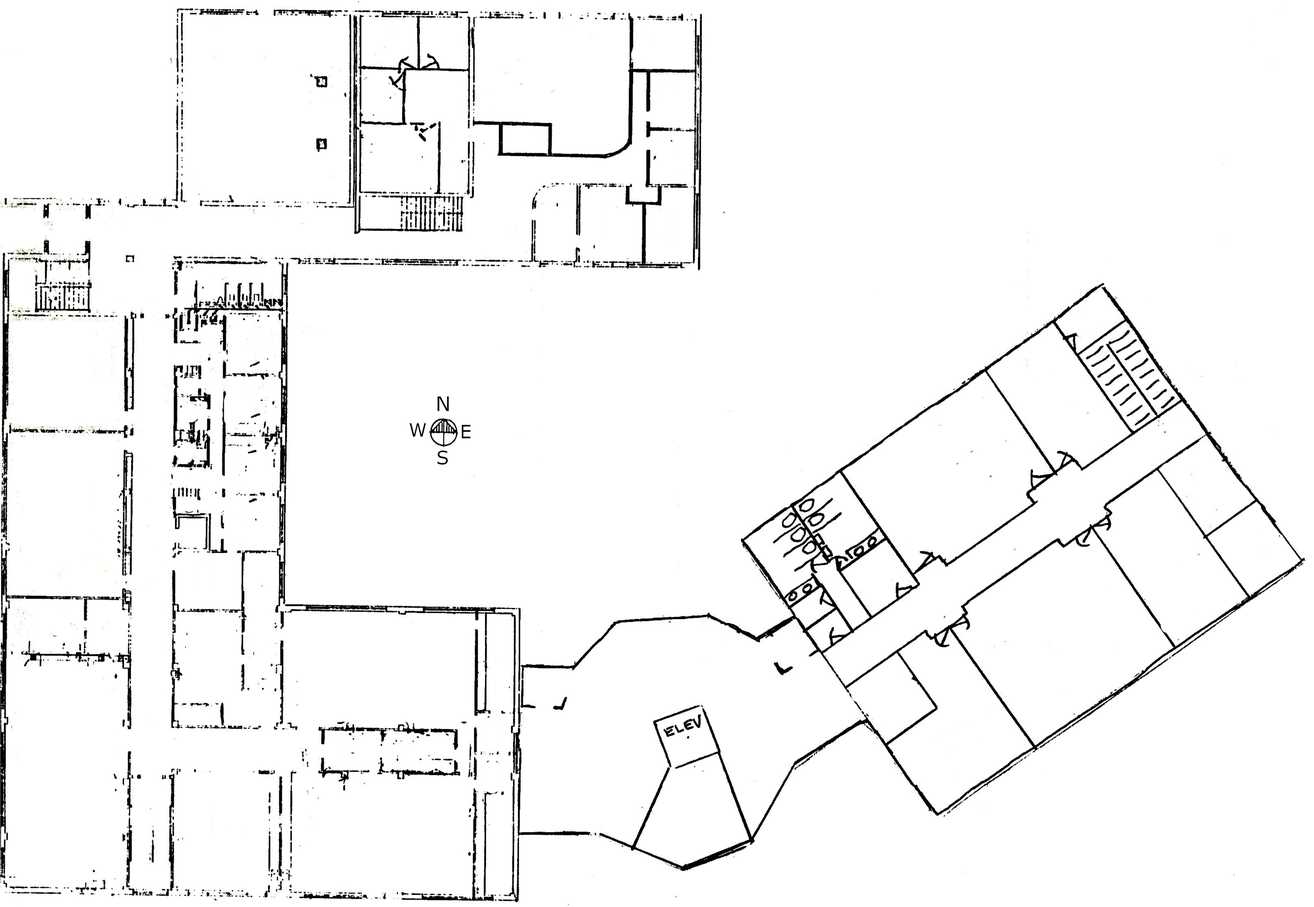
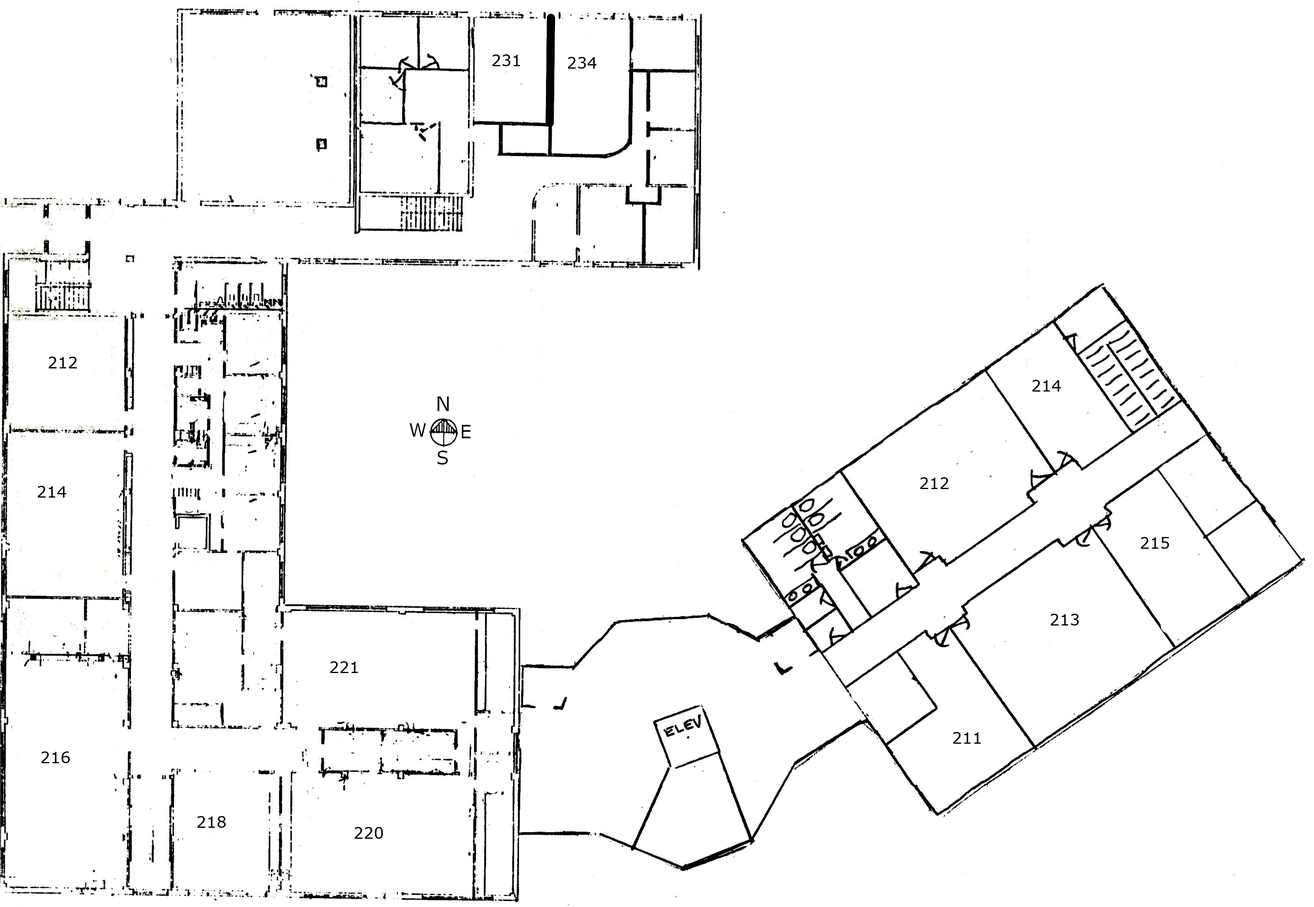
Layers edited between the first and the second 1314×907 image:
added layer "212 #1" above "214 #1" over box(48, 356, 78, 369)
added layer "214 #1" above "216" over box(37, 485, 67, 498)
added layer "216" above "218" over box(41, 751, 70, 764)
added layer "218" above "220" over box(197, 815, 226, 828)
added layer "220" above "221" over box(354, 826, 384, 839)
added layer "221" above "211" over box(330, 661, 358, 674)
added layer "211" above "212" over box(952, 731, 981, 744)
added layer "212" above "213" over box(919, 477, 949, 490)
added layer "213" above "215" over box(1050, 613, 1079, 626)
added layer "215" above "214" over box(1140, 536, 1169, 549)
added layer "214" above "231" over box(1032, 379, 1061, 392)
added layer "231" above "234" over box(492, 54, 520, 67)
added layer "234" above "SimpFortin2.jpg" over box(567, 56, 597, 69)
painted on "SimpFortin2.jpg" over box(492, 13, 556, 128)
